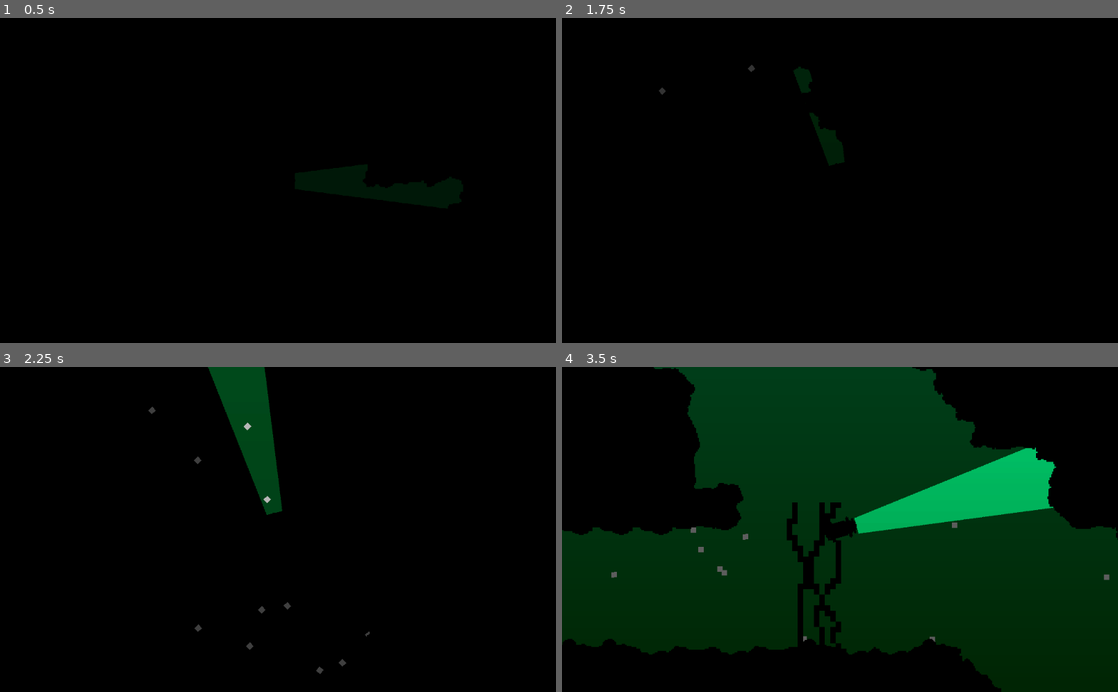
Above: before the commit, frames 1-4 (two rows, left to right).
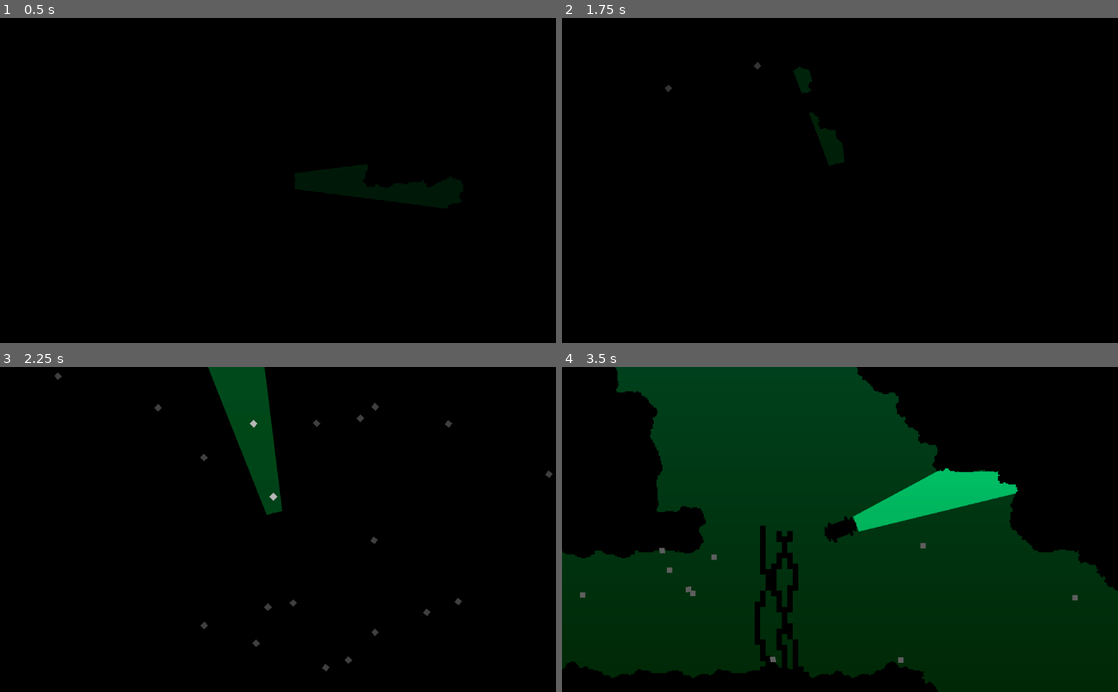
Above: after the commit, the same moments.

Repository: Jayshua/keep_it_alive
Game: Godot game, scene res://Main.tscn
Same seed, same stepped clock (60 frames per second), same inputs: the game is played once before the commit and once after it.
Inputs:
- Up to frame 1 (0.5 s): no input
- Up to frame 2 (1.75 s): tap Enter at 0.5 s; hold W (move_up) from 0.53 s (still down)
- Up to frame 3 (2.25 s): release W (move_up) at 2.03 s; hold A (move_left) from 2.03 s (still down)
- Up to frame 4 (3.5 s): keep holding A (move_left)

Frame 1 is identical in both runs. In frame 2, less than 0.1% of the frame differs, in the area x 17-36%, y 13-24%; in frame 3, 0.5%; in frame 4, 23%, in the area x 0-100%, y 0-100%.

Commit message:
More Work

Diff:
--- a/Main.tscn
+++ b/Main.tscn
@@ -1,19 +1,9 @@
-[gd_scene load_steps=18 format=2]
+[gd_scene load_steps=14 format=2]
 
 [ext_resource path="res://Map.tscn" type="PackedScene" id=1]
 [ext_resource path="res://sprites/seaweed.png" type="Texture" id=2]
 [ext_resource path="res://Player.tscn" type="PackedScene" id=3]
-[ext_resource path="res://current/Current.tscn" type="PackedScene" id=4]
 [ext_resource path="res://WorldEnvironment.gd" type="Script" id=5]
-
-[sub_resource type="RectangleShape2D" id=9]
-extents = Vector2( 56.3097, 11.3725 )
-
-[sub_resource type="RectangleShape2D" id=11]
-extents = Vector2( 17.9231, 22.4854 )
-
-[sub_resource type="RectangleShape2D" id=12]
-extents = Vector2( 27.3177, 22.4854 )
 
 [sub_resource type="AtlasTexture" id=1]
 atlas = ExtResource( 2 )
@@ -63,84 +53,11 @@
 
 [node name="Node2D" type="Node2D"]
 
-[node name="Current" parent="." instance=ExtResource( 4 )]
-position = Vector2( 377.142, 275.099 )
-rotation = -3.16053
-forceRotation = 3.142
-forceMagnitude = 10.0
-
-[node name="CollisionShape2D" type="CollisionShape2D" parent="Current"]
-shape = SubResource( 9 )
-
-[node name="Current2" parent="." instance=ExtResource( 4 )]
-position = Vector2( 303.144, 287.497 )
-rotation = -2.76597
-forceRotation = 3.142
-forceMagnitude = 10.0
-
-[node name="CollisionShape2D" type="CollisionShape2D" parent="Current2"]
-shape = SubResource( 11 )
-
-[node name="Current3" parent="." instance=ExtResource( 4 )]
-position = Vector2( 269.826, 304.35 )
-rotation = -3.46861
-forceRotation = 3.142
-forceMagnitude = 10.0
-
-[node name="CollisionShape2D" type="CollisionShape2D" parent="Current3"]
-shape = SubResource( 11 )
-
-[node name="Current4" parent="." instance=ExtResource( 4 )]
-position = Vector2( 247.743, 336.119 )
-rotation = -3.49777
-forceRotation = 3.142
-forceMagnitude = 10.0
-
-[node name="CollisionShape2D" type="CollisionShape2D" parent="Current4"]
-shape = SubResource( 11 )
-
-[node name="Current5" parent="." instance=ExtResource( 4 )]
-position = Vector2( 232.633, 374.473 )
-rotation = -3.63867
-forceRotation = 3.142
-forceMagnitude = 10.0
-
-[node name="CollisionShape2D" type="CollisionShape2D" parent="Current5"]
-shape = SubResource( 11 )
-
-[node name="Current6" parent="." instance=ExtResource( 4 )]
-position = Vector2( 225.272, 420.189 )
-rotation = -3.98252
-forceRotation = 3.142
-forceMagnitude = 10.0
-
-[node name="CollisionShape2D" type="CollisionShape2D" parent="Current6"]
-shape = SubResource( 11 )
-
-[node name="Current7" parent="." instance=ExtResource( 4 )]
-position = Vector2( 237.864, 455.832 )
-rotation = -4.05443
-forceRotation = 3.142
-forceMagnitude = 10.0
-
-[node name="CollisionShape2D" type="CollisionShape2D" parent="Current7"]
-shape = SubResource( 11 )
-
-[node name="Current8" parent="." instance=ExtResource( 4 )]
-position = Vector2( 258.978, 488.182 )
-rotation = -5.40886
-forceRotation = 3.142
-forceMagnitude = 10.0
-
-[node name="CollisionShape2D" type="CollisionShape2D" parent="Current8"]
-rotation = 0.0709569
-shape = SubResource( 12 )
-
 [node name="AnimatedSprite" type="AnimatedSprite" parent="."]
 position = Vector2( 448, 272 )
 frames = SubResource( 8 )
 animation = "idle"
-frame = 2
+frame = 3
 playing = true
 
 [node name="Player" parent="." instance=ExtResource( 3 )]
--- a/Map.tscn
+++ b/Map.tscn
@@ -1,6 +1,7 @@
-[gd_scene load_steps=6 format=2]
+[gd_scene load_steps=10 format=2]
 
 [ext_resource path="res://sprites/MapTiles.tres" type="TileSet" id=1]
+[ext_resource path="res://current/Current.tscn" type="PackedScene" id=2]
 
 [sub_resource type="Gradient" id=45]
 offsets = PoolRealArray( 0.00977995, 0.180929, 0.391198 )
@@ -15,6 +16,15 @@
 
 [sub_resource type="GradientTexture" id=48]
 gradient = SubResource( 47 )
+
+[sub_resource type="RectangleShape2D" id=49]
+extents = Vector2( 56.3097, 11.3725 )
+
+[sub_resource type="RectangleShape2D" id=50]
+extents = Vector2( 17.9231, 22.4854 )
+
+[sub_resource type="RectangleShape2D" id=51]
+extents = Vector2( 27.3177, 22.4854 )
 
 [node name="Map" type="Node2D"]
 position = Vector2( 38.9882, 55.5286 )
@@ -46,3 +56,77 @@
 texture = SubResource( 48 )
 region_enabled = true
 region_rect = Rect2( 0, 0, 640, 480 )
+
+[node name="Current" parent="." instance=ExtResource( 2 )]
+position = Vector2( 378.266, 274.591 )
+rotation = 3.12266
+forceRotation = 3.142
+forceMagnitude = 10.0
+
+[node name="CollisionShape2D" type="CollisionShape2D" parent="Current"]
+shape = SubResource( 49 )
+
+[node name="Current2" parent="." instance=ExtResource( 2 )]
+position = Vector2( 304.268, 286.989 )
+rotation = -2.76597
+scale = Vector2( 1, 1 )
+forceRotation = 3.142
+forceMagnitude = 10.0
+
+[node name="CollisionShape2D" type="CollisionShape2D" parent="Current2"]
+shape = SubResource( 50 )
+
+[node name="Current3" parent="." instance=ExtResource( 2 )]
+position = Vector2( 270.95, 303.842 )
+rotation = 2.81457
+forceRotation = 3.142
+forceMagnitude = 10.0
+
+[node name="CollisionShape2D" type="CollisionShape2D" parent="Current3"]
+shape = SubResource( 50 )
+
+[node name="Current4" parent="." instance=ExtResource( 2 )]
+position = Vector2( 248.867, 335.611 )
+rotation = 2.78542
+forceRotation = 3.142
+forceMagnitude = 10.0
+
+[node name="CollisionShape2D" type="CollisionShape2D" parent="Current4"]
+shape = SubResource( 50 )
+
+[node name="Current5" parent="." instance=ExtResource( 2 )]
+position = Vector2( 233.757, 373.965 )
+rotation = 2.64451
+forceRotation = 3.142
+forceMagnitude = 10.0
+
+[node name="CollisionShape2D" type="CollisionShape2D" parent="Current5"]
+shape = SubResource( 50 )
+
+[node name="Current6" parent="." instance=ExtResource( 2 )]
+position = Vector2( 226.396, 419.681 )
+rotation = 2.30066
+forceRotation = 3.142
+forceMagnitude = 10.0
+
+[node name="CollisionShape2D" type="CollisionShape2D" parent="Current6"]
+shape = SubResource( 50 )
+
+[node name="Current7" parent="." instance=ExtResource( 2 )]
+position = Vector2( 238.988, 455.324 )
+rotation = 2.22876
+forceRotation = 3.142
+forceMagnitude = 10.0
+
+[node name="CollisionShape2D" type="CollisionShape2D" parent="Current7"]
+shape = SubResource( 50 )
+
+[node name="Current8" parent="." instance=ExtResource( 2 )]
+position = Vector2( 260.102, 487.674 )
+rotation = 0.874321
+forceRotation = 3.142
+forceMagnitude = 10.0
+
+[node name="CollisionShape2D" type="CollisionShape2D" parent="Current8"]
+rotation = 0.0709569
+shape = SubResource( 51 )
